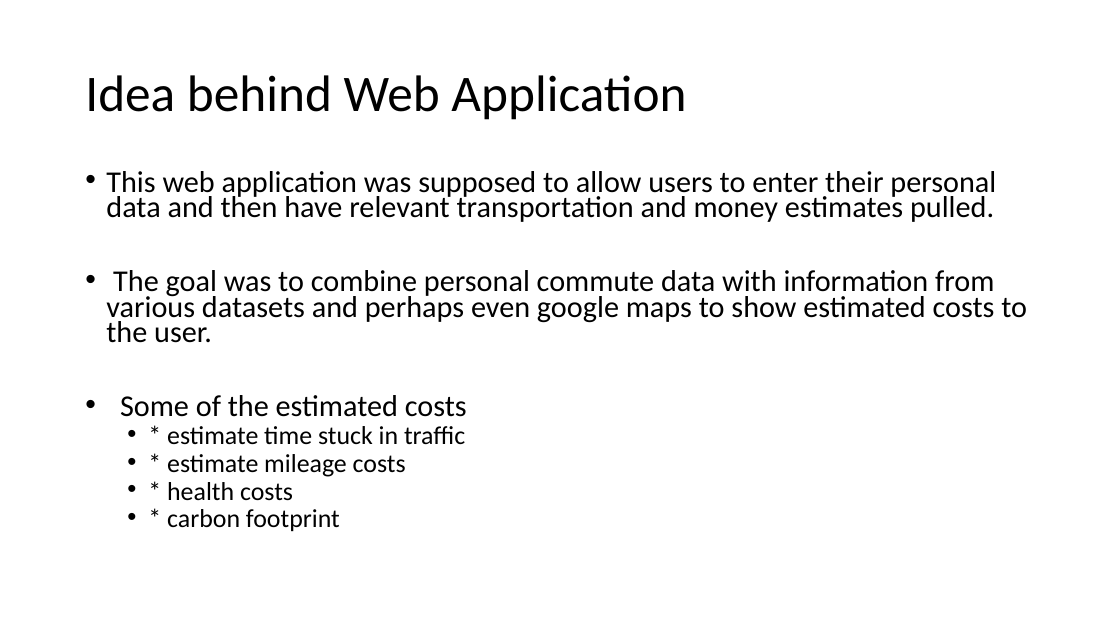
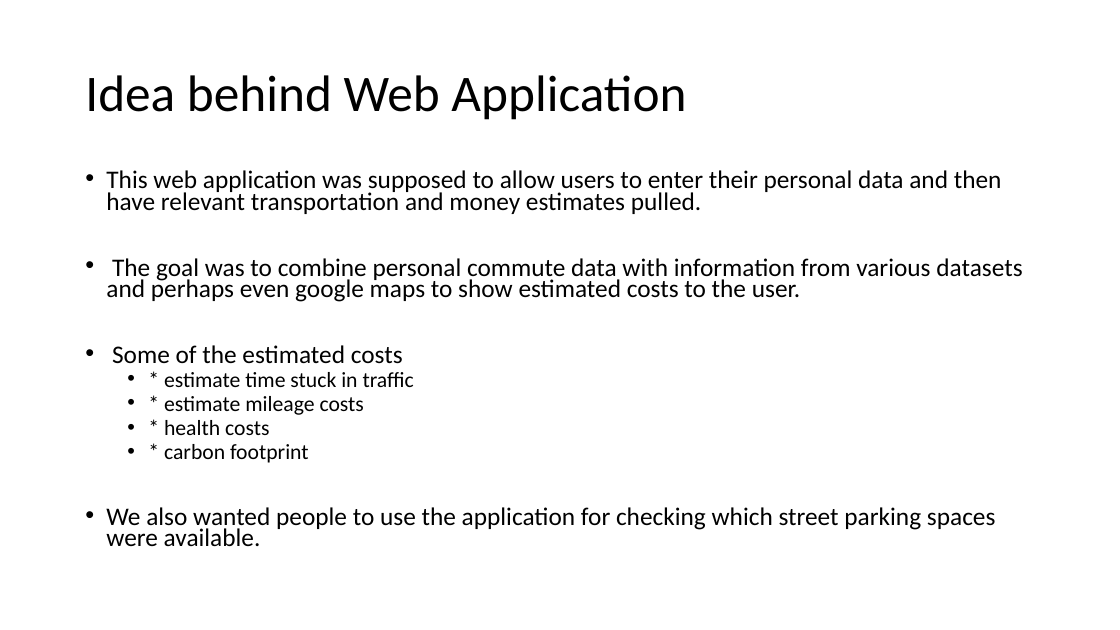
Before and after one commit to BigDataForSanDiego/2019-Team-101, a slide deck: slide 3 of Team World Wide.pptx. Drawn at 1120x630 pixels with LibreOffice and Linux fonts; fonts in the diff are those of the drawing. Boxes give left, top, right and bottom in pixels: in the first picture for what was removed or moved away, otherwise in the second. Text is boxed around its words. In the diff, an @@ line names an element or a change of style, - is before the commit and + after.

```diff
--- a/Team World Wide.pptx
+++ b/Team World Wide.pptx
@@ text at (x1=106, y1=170, x2=1022, y2=463): size 25.9 to 21.7 pt in "This web application was supposed to allow ...", "The goal was to combine personal commute ...", "Some of the estimated costs"; size 22.2 to 18.6 pt in "* estimate time stuck in traffic", "* estimate mileage costs", "* health costs", "* carbon footprint" @@
@@ text at (x1=106, y1=507, x2=996, y2=547): paragraph added @@
+• We also wanted people to use the application for checking which street parking spaces were available.
```
Also in this commit, not shown: 1 other slide changed.
